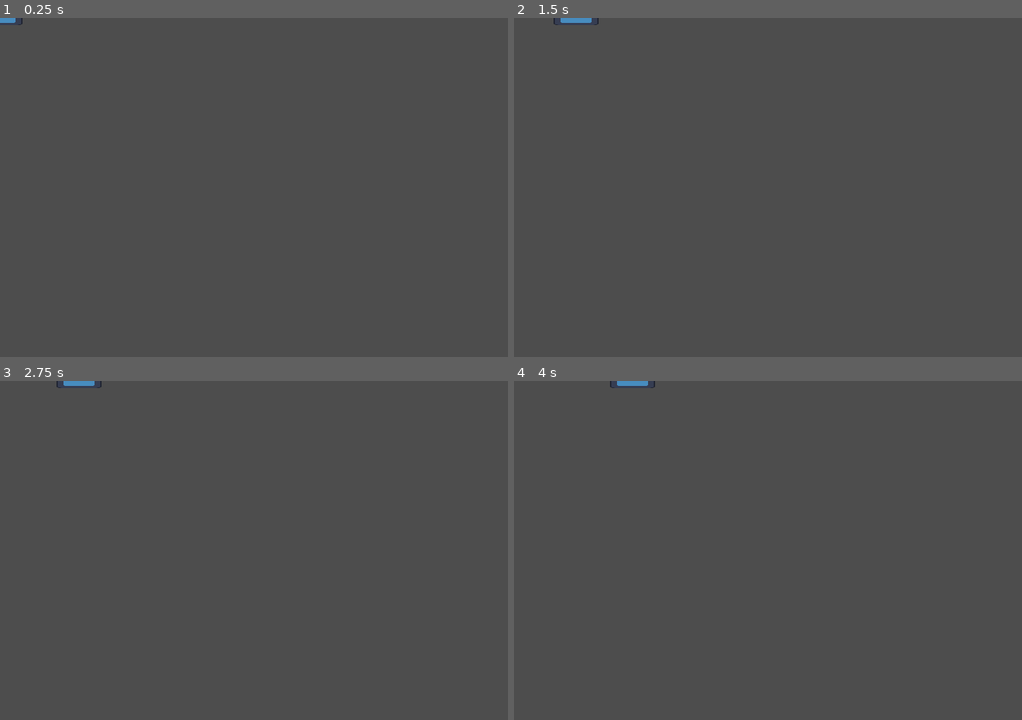
Above: before the commit, frames 1-4 (two rows, left to right).
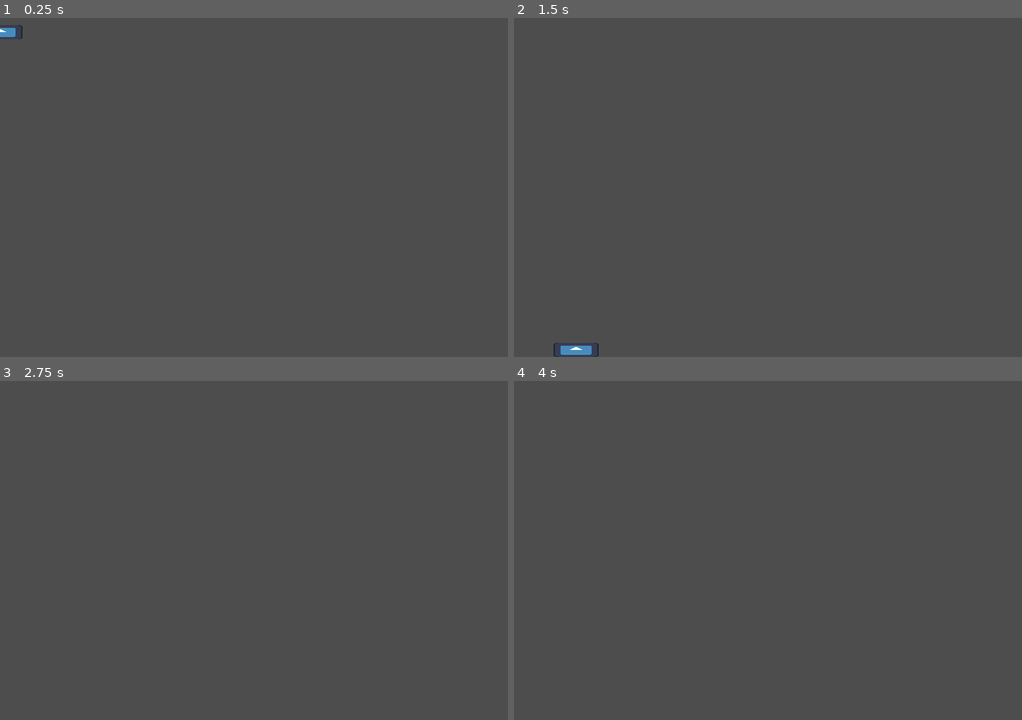
Above: after the commit, the same moments.

Repository: KreaeTerra/Proppy-Plane
Game: Godot game, scene res://scenes/plane.tscn
Same seed, same stepped clock (60 frames per second), same inputs: the game is played once before the commit and once after it. This scene is started directly instead of the project's main scene. The engine's default icon, where the game draws it, is replaced by a stand-in: a white triangle on a blue panel in a dark square.
Inputs:
- Up to frame 1 (0.25 s): no input
- Up to frame 2 (1.5 s): hold Right (ui_right) 0.53-1.28 s; hold Left (ui_left) from 1.28 s (still down)
- Up to frame 3 (2.75 s): release Left (ui_left) at 2.03 s; hold Right (ui_right) from 2.03 s (still down)
- Up to frame 4 (4 s): release Right (ui_right) at 3.53 s; hold Left (ui_left) from 3.53 s (still down)

The runs differ from the first frame. In frame 1, 0.1% of the frame differs, in the area x 0-5%, y 0-7%; in frame 2, 0.3%, in the area x 7-17%, y 0-100%; in frame 3, 0.1%; in frame 4, 0.1%.

Commit message:
Add a gravity and a terminal velocity to the player

Diff:
--- a/scripts/plane.gd
+++ b/scripts/plane.gd
@@ -1,8 +1,13 @@
 extends CharacterBody2D
 
 @export var speed : int = 160
+@export var gravity : int = 10
+@export var terminal_velocity : int = 400
 
 func _process(delta):
 	var direction = Input.get_axis("ui_left", "ui_right")
 	velocity.x = direction * speed
+	print("vertical speed " , velocity.y)
+	if velocity.y < terminal_velocity:
+		velocity.y += gravity
 	move_and_slide()
